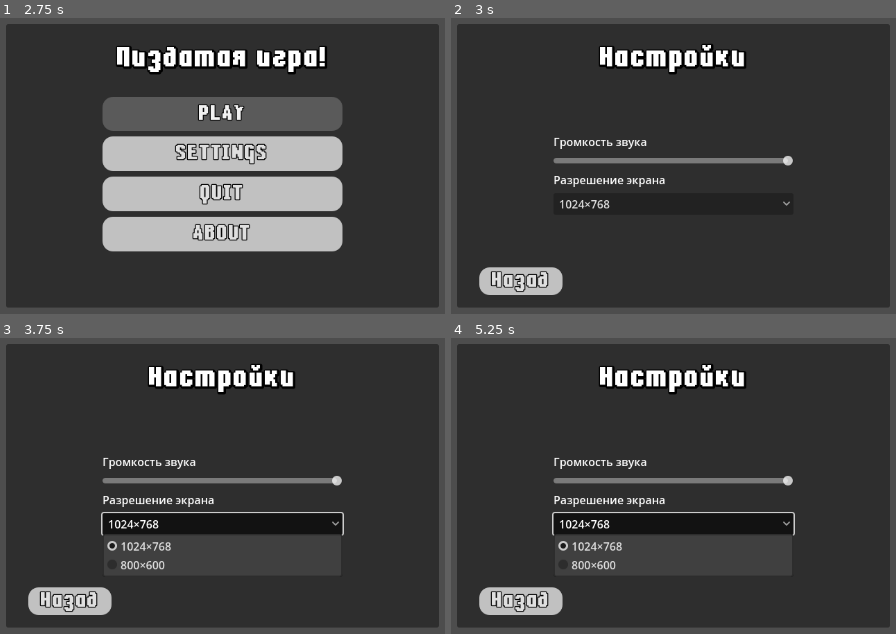
Above: before the commit, frames 1-4 (two rows, left to right).
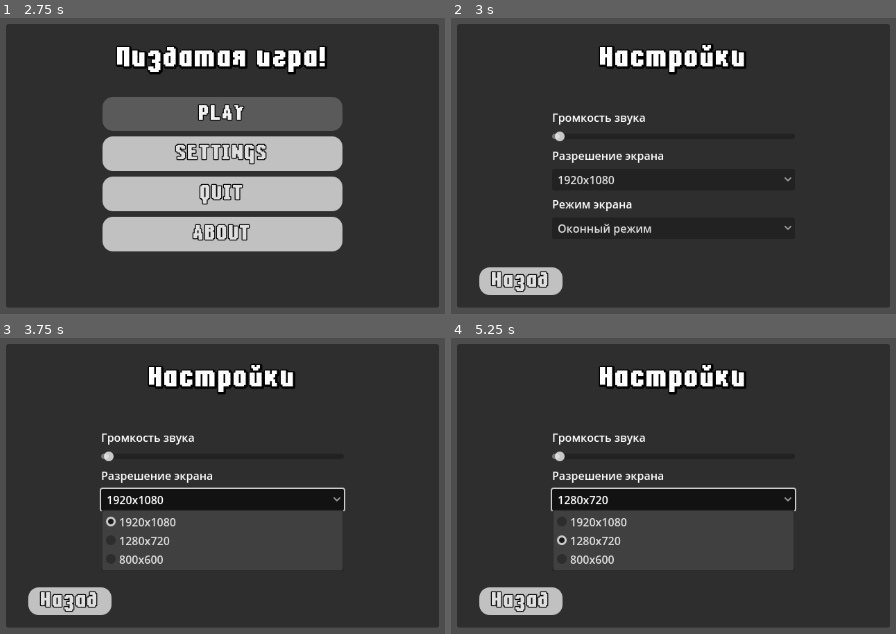
Above: after the commit, the same moments.

Repository: Ruarhid/GODOT_A
Game: Godot game, scene res://menu.tscn
The game is run twice, just before and just after one commit, with the same random seed, the same clock (stepped at 60 frames per second) and the same inputs.
Inputs (mouse positions are in pixels of both pictures, inside the frame that each line leads up to):
- Up to frame 1 (2.75 s): click "PLAY" at 0.5 s; click "PLAY" at 1.25 s; click "PLAY" at 2 s
- Up to frame 2 (3 s): click "SETTINGS" at 2.75 s
- Up to frame 3 (3.75 s): click "1024×768" (after the commit: "1920x1080") at 3.5 s
- Up to frame 4 (5.25 s): click (673, 548) at 4.25 s, where only the run after the commit has a clickable "Оконный режим"; click "1024×768" (after the commit: "1280x720") at 5 s

Frame 1 is identical in both runs. In frame 2, 3.2% of the frame differs, in the area x 22-77%, y 32-74%; in frame 3, 11%; in frame 4, 11%, in the area x 22-78%, y 32-79%.

Commit message:
screenmode

Diff:
--- a/menu.gd
+++ b/menu.gd
@@ -1,11 +1,64 @@
 extends Control
 
 
+
+
+# Список разрешений
+var resolutions = [
+	[1920, 1080],
+	[1280, 720],
+	[800, 600]
+]
+
+var screen_mode = [
+	["Оконный режим", 0],
+	["Полноэкранный режим", 3],
+	["Эксклюзивный полноэкранный режим", 4]
+]
+
+
+
 func _on_ready() -> void:
+
 	$AudioStreamPlayer.play()
+	$AudioStreamPlayer.volume_linear = $MarginContainer/P_Settings/VBoxContainer/HSlider.value
 	$MarginContainer/P_Settings.visible = false
 	$MarginContainer/P_Main.visible = true
-	print("START")
+
+
+
+	var option_button2 = $MarginContainer/P_Settings/VBoxContainer/OptionButton2
+	for mode in screen_mode:
+		option_button2.add_item("%s" % mode[0])
+
+
+
+# Заполняем OptionButton
+	var option_button = $MarginContainer/P_Settings/VBoxContainer/OptionButton
+	for res in resolutions:
+		option_button.add_item("%dx%d" % [res[0], res[1]])
+
+	# Подключаем сигнал
+	option_button.item_selected.connect(_on_resolution_selected)
+	option_button2.item_selected.connect(_on_screen_mode_selected)
+
+
+func _on_screen_mode_selected(index: int):
+	var screen_mode_selected = screen_mode[index][1]
+	DisplayServer.window_set_mode(screen_mode_selected)
+
+
+
+
+func _on_resolution_selected(index: int):
+	# Получаем выбранное разрешение
+	var selected_resolution = resolutions[index]
+
+	# Устанавливаем размер окна
+	DisplayServer.window_set_size(Vector2i(selected_resolution[0], selected_resolution[1]))
+
+
+
 
 func _on_play_pressed() -> void:
 	pass # Replace with function body.
--- a/menu.tscn
+++ b/menu.tscn
@@ -90,7 +90,7 @@
 layout_mode = 2
 max_value = 1.0
 step = 0.01
-value = 1.0
+value = 0.01
 
 [node name="Label2" type="Label" parent="MarginContainer/P_Settings/VBoxContainer"]
 layout_mode = 2
@@ -98,12 +98,13 @@
 
 [node name="OptionButton" type="OptionButton" parent="MarginContainer/P_Settings/VBoxContainer"]
 layout_mode = 2
-selected = 0
-item_count = 2
-popup/item_0/text = "1024×768"
-popup/item_0/id = 0
-popup/item_1/text = "800×600"
-popup/item_1/id = 1
+
+[node name="Label3" type="Label" parent="MarginContainer/P_Settings/VBoxContainer"]
+layout_mode = 2
+text = "Режим экрана"
+
+[node name="OptionButton2" type="OptionButton" parent="MarginContainer/P_Settings/VBoxContainer"]
+layout_mode = 2
 
 [node name="BACK" type="Button" parent="MarginContainer/P_Settings"]
 layout_mode = 1
--- a/project.godot
+++ b/project.godot
@@ -11,6 +11,6 @@
 [application]
 
 config/name="A"
-run/main_scene="res://menu.tscn"
+run/main_scene="uid://bob3nsvpnabmi"
 config/features=PackedStringArray("4.4", "Forward Plus")
 config/icon="res://icon.svg"
